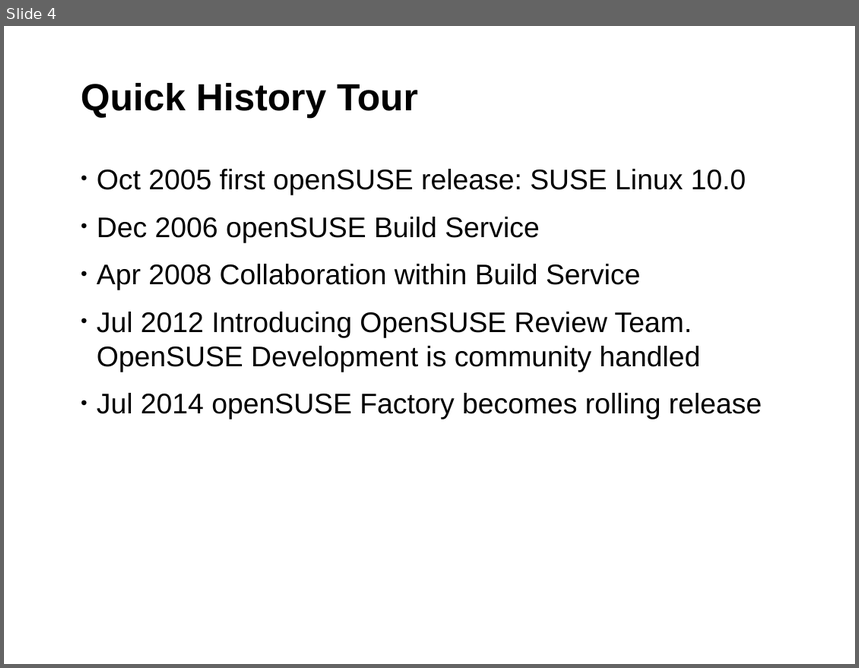
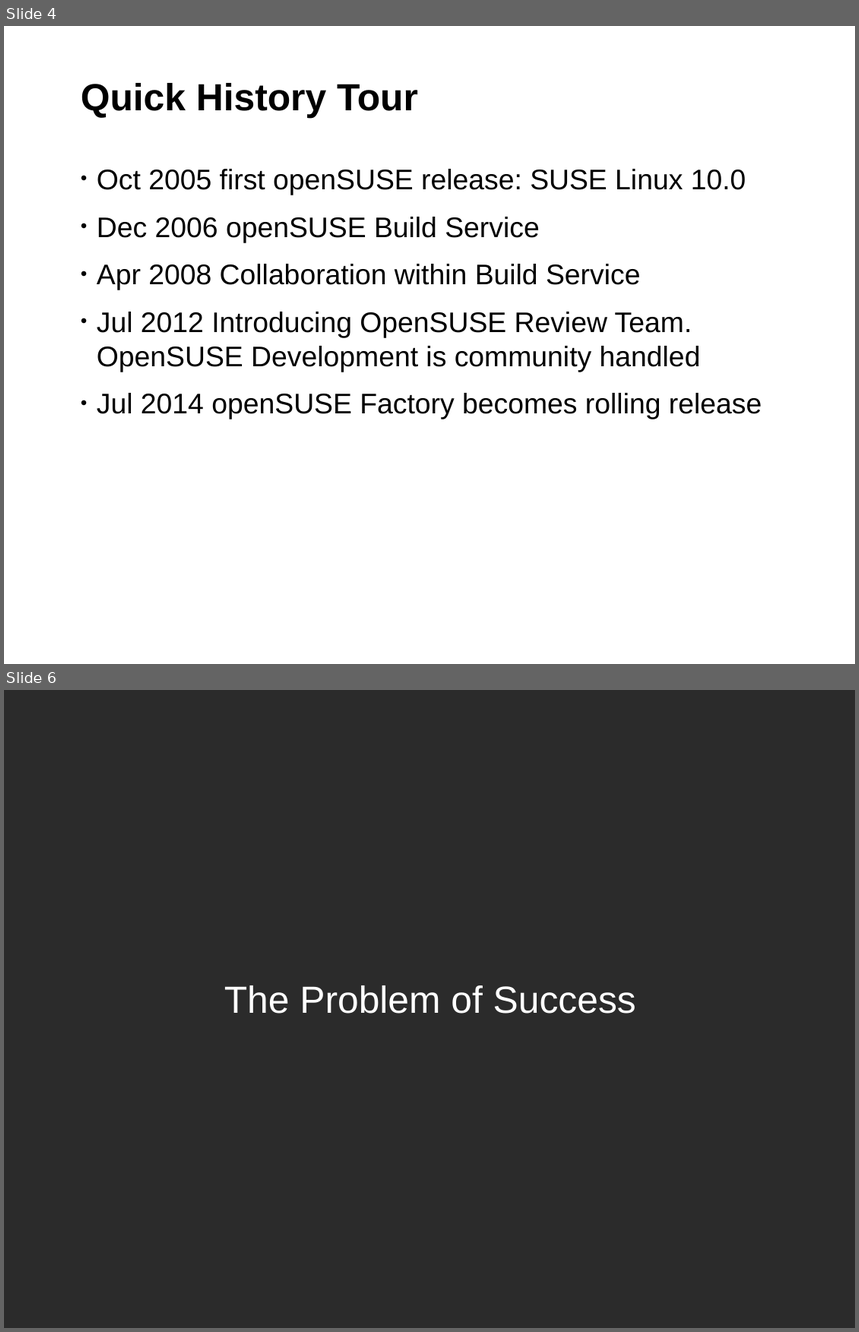
Before and after one commit to coolo/drunken-adventure, a slide deck: susecon2014/SUSEcon.odp. Shown one above the other, each under a label of ours: slide 4 before the commit, slides 4 and 6 after it; the slides between them are not shown. The pictures are 859x668 and 859x1332 pixels, drawn with LibreOffice and Linux fonts; fonts in the diff are those of the drawing; background and template pictures are left out; a plain dark background stands for a picture behind light text. Boxes give left, top, right and bottom in pixels: in the first picture for what was removed or moved away, otherwise in the second. Text is boxed around its words. In the diff, an @@ line names an element or a change of style, - is before the commit and + after.

```diff
--- a/susecon2014/SUSEcon.odp
+++ b/susecon2014/SUSEcon.odp
@@ slide 6 added at (4, 690, 855, 1328), background picture (left out) @@
@@ title added at (224, 986, 636, 1014), 32 pt, text #FFFFFF @@
+The Problem of Success
```
Also in this commit, not shown: 3 slides changed, 3 other slides added, 7 slides removed.
